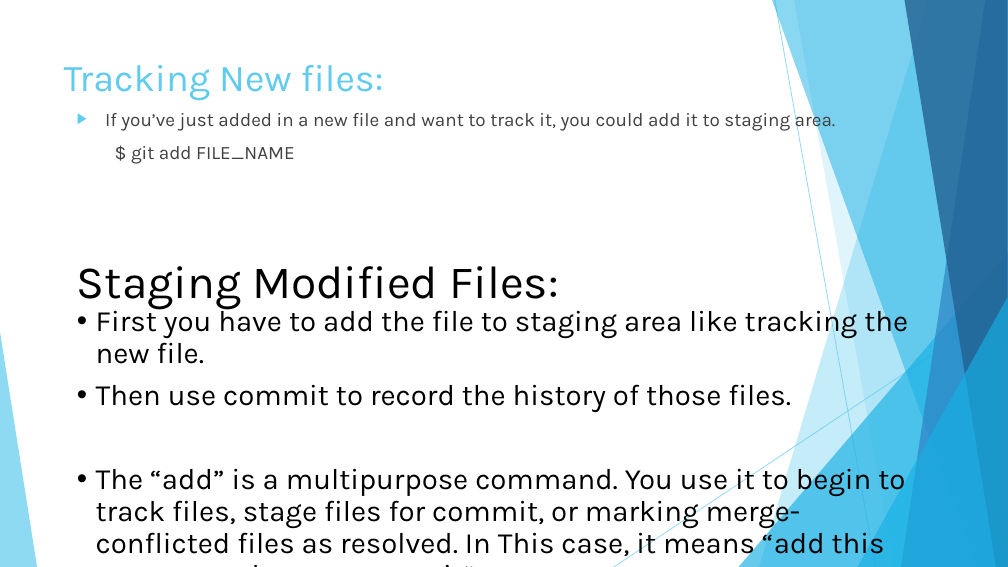
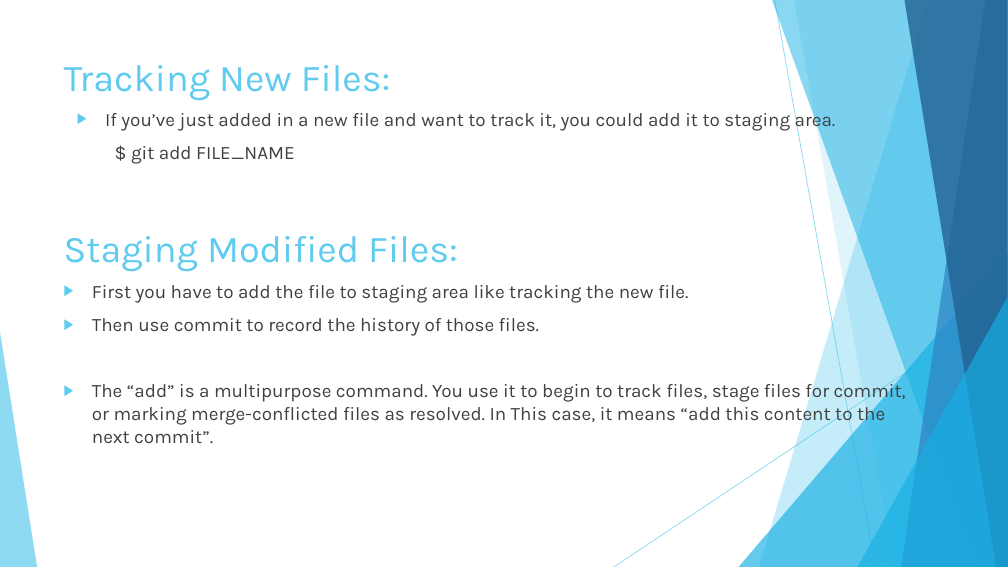
Before and after one commit to ComputerScience-Gang/Game-Project-Room-1-2018-2019, a slide deck: slide 36 of Lessons/Git User Manual.pptx. Drawn at 1008x567 pixels with LibreOffice and Linux fonts; fonts in the diff are those of the drawing. Boxes give left, top, right and bottom in pixels: in the first picture for what was removed or moved away, otherwise in the second. Text is boxed around its words. In the diff, an @@ line names an element or a change of style, - is before the commit and + after.

```diff
--- a/Lessons/Git User Manual.pptx
+++ b/Lessons/Git User Manual.pptx
@@ title at (64,65,391,101): text changed @@
-Tracking New files:
+Tracking New Files:
@@ text "Staging Modified Files:": place and size @@
-text "Staging Modified Files:" at (77,266,558,309)
+text "Staging Modified Files:" at (64,236,458,272)
@@ text "Staging Modified Files:" at (64,236,458,272): size 44 to 36 pt, text colour #000000 to #5FCBEF; line spacing 0.9 to 1; vertical alignment middle to top @@
@@ text "First you have to add ...": place and size @@
-text "First you have to add ..." at (96,304,908,560)
+text "First you have to add ..." at (92,285,906,443)
@@ text "First you have to add ..." at (92,285,906,443): size 28 to 18 pt, text colour #000000 to #404040; bullet • to ▶; line spacing 0.9 to 1 @@
```
Also in this commit, not shown: 3 other slides changed, 1 other file.
